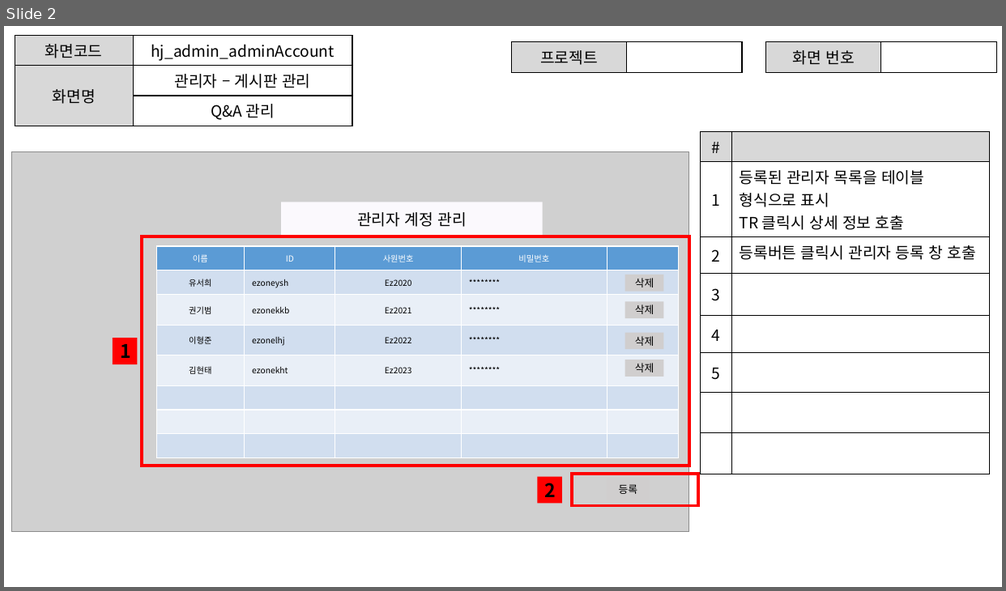
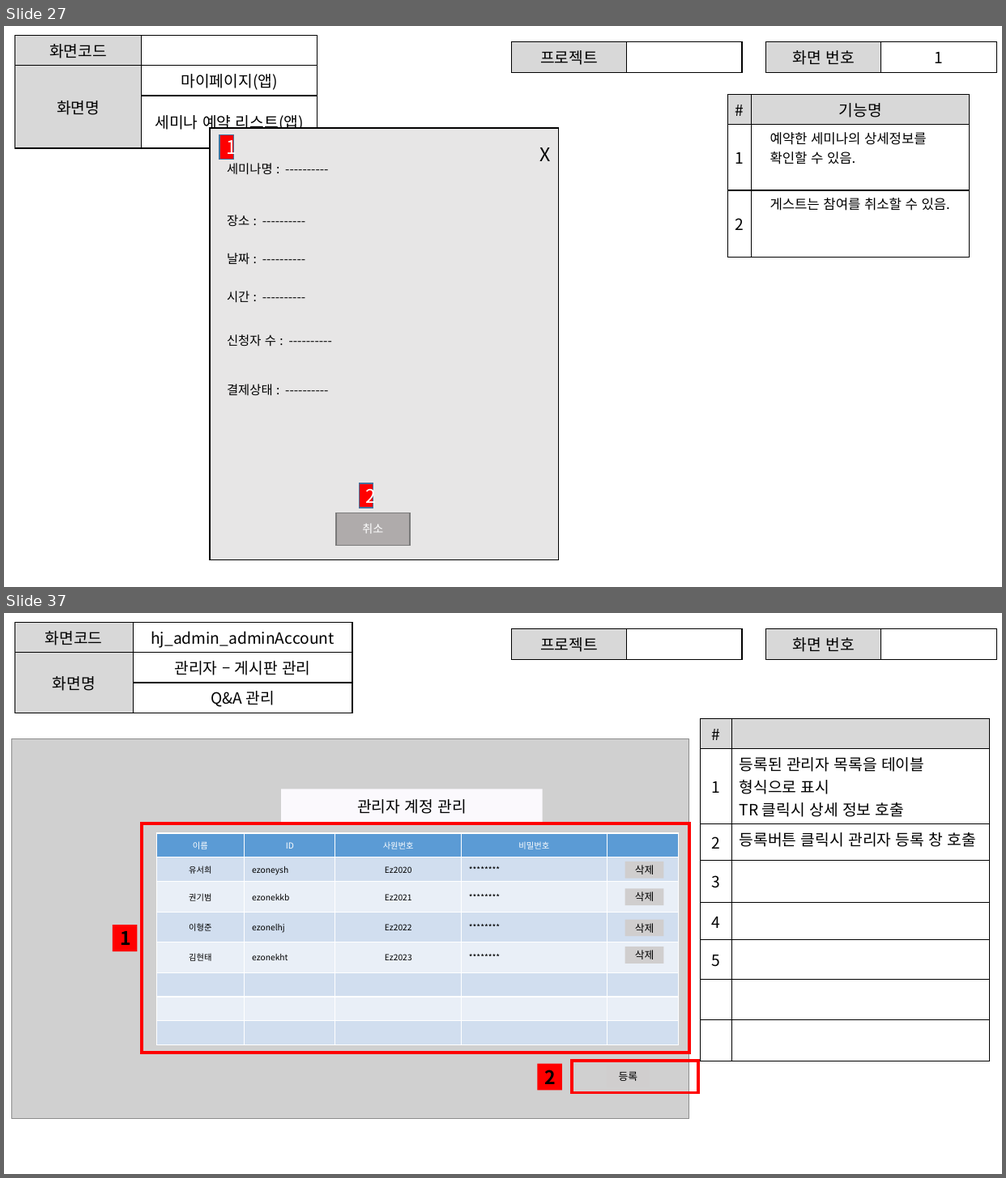
Before and after one commit to ezenteam2/e-Zone, a slide deck: 0 발표용 파워포인트/project05 - 파워포인트 종합 - 형준.pptx. Shown one above the other, each under a label of ours: slide 2 before the commit, slides 27 and 37 after it; the slides between them are not shown. The pictures are 1006x591 and 1006x1178 pixels, drawn with LibreOffice and Linux fonts; fonts in the diff are those of the drawing; grey boxes stand for pictures. Boxes give left, top, right and bottom in pixels: in the first picture for what was removed or moved away, otherwise in the second. Text is boxed around its words. In the diff, an @@ line names an element or a change of style, - is before the commit and + after.

```diff
--- a/0 발표용 파워포인트/project05 - 파워포인트 종합 - 형준.pptx
+++ b/0 발표용 파워포인트/project05 - 파워포인트 종합 - 형준.pptx
@@ slide 27 added at bbox=[4, 26, 1002, 587], background #FFFFFF @@
@@ table added at bbox=[15, 36, 317, 137], 3 rows, 2 columns @@
+화면코드 | 
+화면명 | 마이페이지(앱)
+ | 세미나 예약 리스트(앱)
@@ table added at bbox=[512, 42, 742, 69], 1 rows, 2 columns @@
+프로젝트 | 
@@ table added at bbox=[766, 42, 997, 69], 1 rows, 2 columns @@
+화면 번호 | 1
@@ table added at bbox=[728, 95, 970, 245], 3 rows, 2 columns @@
+# | 기능명
+1 | 예약한 세미나의 상세정보를 확인할 수 있음.
+2 | 게스트는 참여를 취소할 수 있음.
@@ group added at bbox=[210, 128, 559, 560]: 7 texts, 4 rectangles @@
+세미나명 : ----------
+장소 : ----------
+시간 : ----------
+날짜 : ----------
+신청자 수 : ----------
+결제상태 : ----------
+X
+취소
+1
+2
@@ what was slide 2 is now slide 37 @@
```
Also in this commit, not shown: 34 other slides added.
